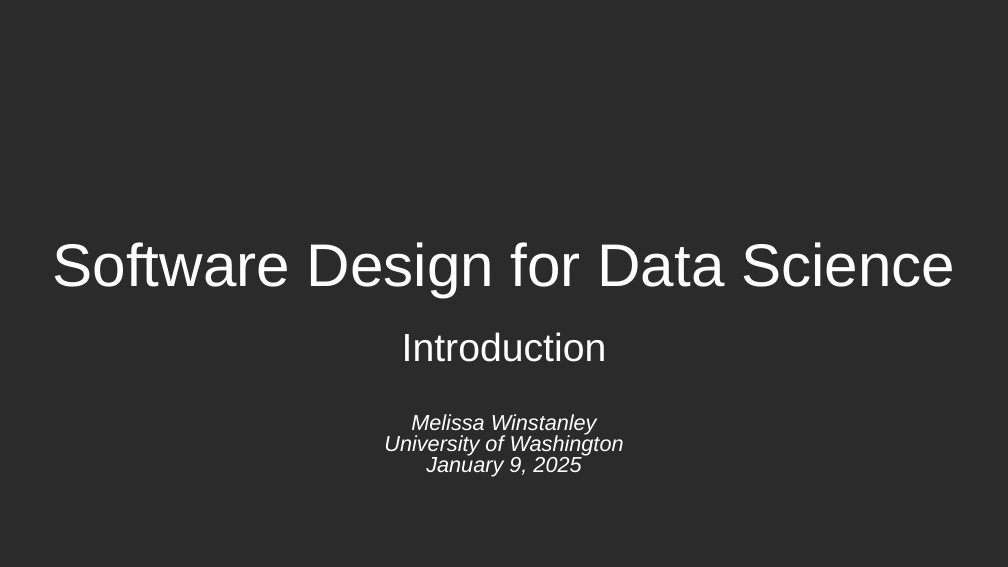
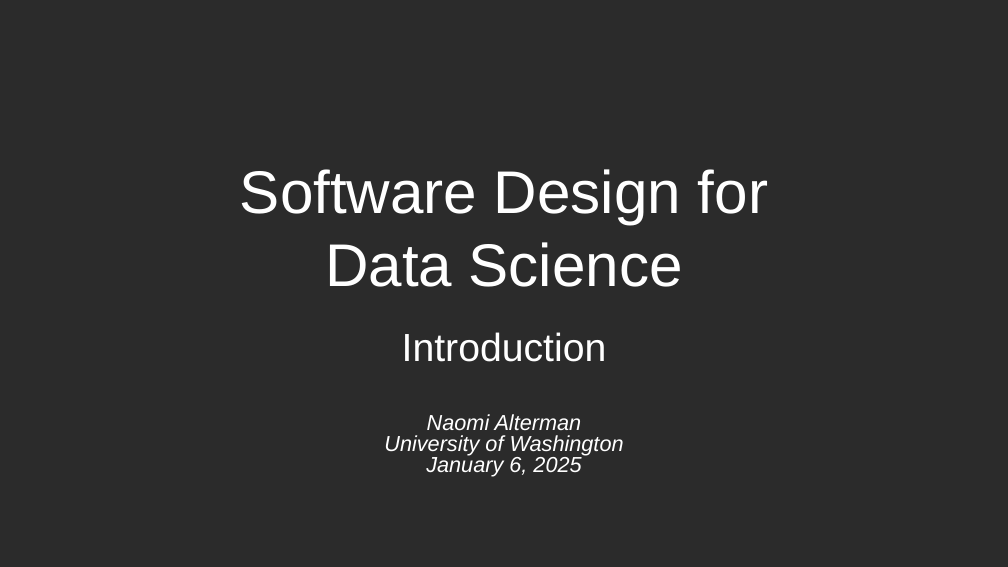
Before and after one commit to UWDATA515/lecture-materials, a slide deck: slide 1 of 01/DATA515_01_Introduction.pptx. Drawn at 1008x567 pixels with LibreOffice and Linux fonts; fonts in the diff are those of the drawing; background and template pictures are left out; a plain dark background stands for a picture behind light text. Boxes give left, top, right and bottom in pixels: in the first picture for what was removed or moved away, otherwise in the second. Text is boxed around its words. In the diff, an @@ line names an element or a change of style, - is before the commit and + after.

```diff
--- a/01/DATA515_01_Introduction.pptx
+++ b/01/DATA515_01_Introduction.pptx
@@ title "Software Design for Data Science" rewrapped from (53, 242, 955, 297) to (240, 169, 768, 287) @@
@@ subtitle at (427, 414, 582, 431): text changed @@
-Melissa Winstanley
+Naomi Alterman
@@ subtitle at (426, 455, 581, 477): text changed @@
-January 9, 2025
+January 6, 2025
```
Also in this commit, not shown: 3 other slides changed, 3 slides added, 2 slides removed, 3 other files.
